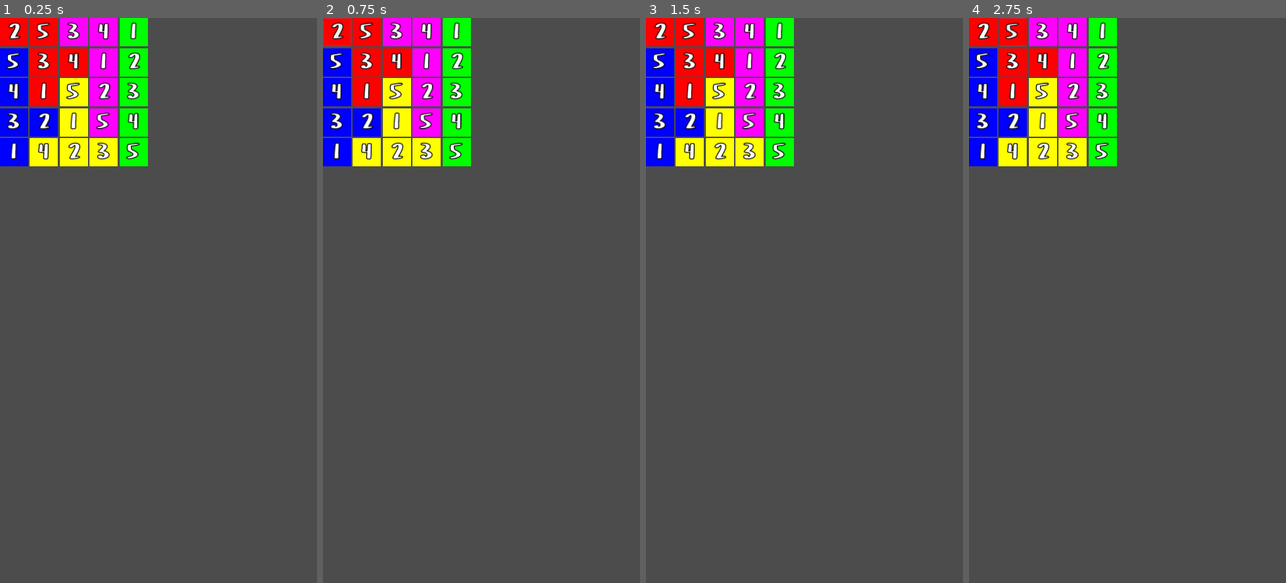
Above: before the commit, frames 1-4 (left to right).
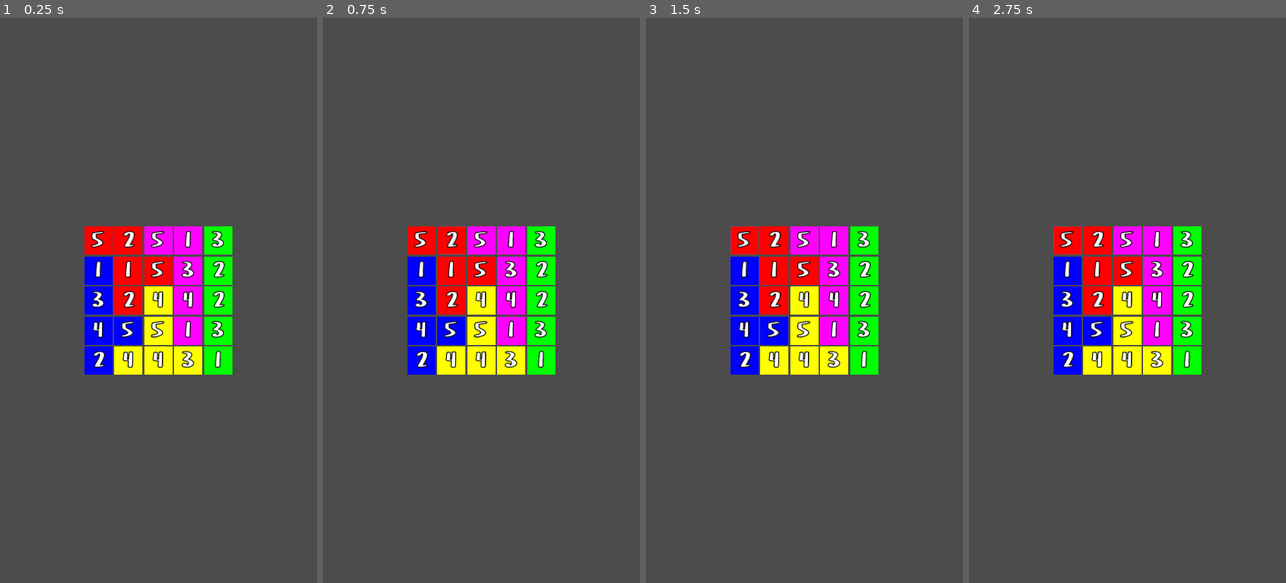
Above: after the commit, the same moments.

Repository: DeybisMelendez/logi-5
Game: Godot game, scene res://Main.tscn
Same seed, same stepped clock (60 frames per second), same inputs: the game is played once before the commit and once after it. The project has no main scene, so this scene is started directly.
Inputs:
- Up to frame 1 (0.25 s): no input
- Up to frame 2 (0.75 s): click "2" at 0.5 s
- Up to frame 3 (1.5 s): click "5" at 1.25 s
- Up to frame 4 (2.75 s): click "5" at 2 s

The runs differ from the first frame. In frame 1, 22% of the frame differs, in the area x 0-74%, y 0-64%; in frame 2, 22%; in frame 3, 22%; in frame 4, 22%.

Commit message:
primer intento

Diff:
--- a/Main.gd
+++ b/Main.gd
@@ -1,6 +1,12 @@
 extends Control
 
-onready var cells = $GridContainer.get_children()
+onready var cells = $CenterContainer/GridContainer.get_children()
+var last = 0
+var better_board = {
+	errors_size = 10000,
+	errors = [],
+	board = []
+}
 var rows = [
 	[0,1,2,3,4],
 	[5,6,7,8,9],
@@ -15,11 +21,17 @@
 	[3,8,13,18,23],
 	[4,9,14,19,24]
 ]
+onready var regions = get_regions()
 func _ready():
+	randomize()
 	create_board()
+	yield(get_tree().create_timer(3),"timeout")
 	fix_errors()
 
 func create_board():
+#	for region in regions:
+#		for item in region.size():
+#			region[item].text = str(item+1)
 	var array = []
 	for i in 5:
 		for a in 5:
@@ -38,10 +50,8 @@
 			values.append(cells[i])
 		for a in values:
 			for b in values:
-				if  a != b:
-					if a.text == b.text:
-						if not errors.has(a):
-							errors.append(a)
+				if  a != b and a.text == b.text and not errors.has(a):
+					errors.append(a)
 	#Si las columnas tienen repetidos
 	for column in columns:
 		var values = []
@@ -49,30 +59,46 @@
 			values.append(cells[i])
 		for a in values:
 			for b in values:
-				if  a != b:
-					if a.text == b.text:
-						if not errors.has(a):
-							errors.append(a)
+				if  a != b and a.text == b.text and not errors.has(a):
+					errors.append(a)
 	#Si las regiones tienen repetidos
-	var regions = get_regions()
 	for region in regions:
 		for a in region:
 			for b in region:
-				if a != b:
-					if a.text == b.text:
-						if not errors.has(a):
-							errors.append(a)
+				if a != b and a.text == b.text and not errors.has(a):
+					errors.append(a)
 	if errors.size() == 0:
 		return
+	if better_board["errors_size"] > errors.size():
+		better_board["board"] = cells.duplicate()
+		better_board["errors_size"] = errors.size()
+		better_board["errors"] = errors.duplicate()
+		print(errors.size())
+	elif last > 100:
+		create_board()
+		errors = []
+		better_board["errors_size"] = 10000
+		last = 0
+	else:
+		cells = better_board["board"].duplicate()
+		errors = better_board["errors"].duplicate()
+		last += 1
+	shuffle_errors(errors)
+	#shuffle_errors(errors)
+	fix_errors()
+
+func shuffle_errors(errors):
+	#print(errors.size())
 	var temp_errors = errors.duplicate()
 	var shuffle = []
 	for i in temp_errors:
 		shuffle.append(i.text)
+	var first_item = shuffle.pop_front()
+	shuffle.append(first_item)
 	for i in errors.size():
 		var random = shuffle[randi()% shuffle.size()]
+		errors[i].text = random
 		shuffle.erase(random)
-		errors[i].text = random
-	fix_errors()
 
 func get_regions():
 	var regions = [[],[],[],[],[]]
--- a/Main.tscn
+++ b/Main.tscn
@@ -86,27 +86,44 @@
 "_edit_use_anchors_": false
 }
 
-[node name="GridContainer" type="GridContainer" parent="."]
+[node name="Timer" type="Timer" parent="."]
+wait_time = 0.06
+one_shot = true
+
+[node name="Timer2" type="Timer" parent="."]
+wait_time = 0.06
+one_shot = true
+
+[node name="CenterContainer" type="CenterContainer" parent="."]
 anchor_right = 1.0
 anchor_bottom = 1.0
+__meta__ = {
+"_edit_use_anchors_": false
+}
+
+[node name="GridContainer" type="GridContainer" parent="CenterContainer"]
+margin_left = 192.0
+margin_top = 472.0
+margin_right = 528.0
+margin_bottom = 808.0
 columns = 5
 __meta__ = {
 "_edit_use_anchors_": false
 }
 
-[node name="0" parent="GridContainer" instance=ExtResource( 1 )]
+[node name="0" parent="CenterContainer/GridContainer" instance=ExtResource( 1 )]
 custom_styles/hover = SubResource( 1 )
 custom_styles/pressed = SubResource( 1 )
 custom_styles/normal = SubResource( 1 )
 
-[node name="1" parent="GridContainer" instance=ExtResource( 1 )]
+[node name="1" parent="CenterContainer/GridContainer" instance=ExtResource( 1 )]
 margin_left = 68.0
 margin_right = 132.0
 custom_styles/hover = SubResource( 2 )
 custom_styles/pressed = SubResource( 2 )
 custom_styles/normal = SubResource( 2 )
 
-[node name="2" parent="GridContainer" instance=ExtResource( 1 )]
+[node name="2" parent="CenterContainer/GridContainer" instance=ExtResource( 1 )]
 margin_left = 136.0
 margin_right = 200.0
 custom_styles/hover = SubResource( 3 )
@@ -114,7 +131,7 @@
 custom_styles/normal = SubResource( 3 )
 color = 3
 
-[node name="3" parent="GridContainer" instance=ExtResource( 1 )]
+[node name="3" parent="CenterContainer/GridContainer" instance=ExtResource( 1 )]
 margin_left = 204.0
 margin_right = 268.0
 custom_styles/hover = SubResource( 4 )
@@ -122,7 +139,7 @@
 custom_styles/normal = SubResource( 4 )
 color = 3
 
-[node name="4" parent="GridContainer" instance=ExtResource( 1 )]
+[node name="4" parent="CenterContainer/GridContainer" instance=ExtResource( 1 )]
 margin_left = 272.0
 margin_right = 336.0
 custom_styles/hover = SubResource( 5 )
@@ -130,7 +147,7 @@
 custom_styles/normal = SubResource( 5 )
 color = 4
 
-[node name="5" parent="GridContainer" instance=ExtResource( 1 )]
+[node name="5" parent="CenterContainer/GridContainer" instance=ExtResource( 1 )]
 margin_top = 68.0
 margin_bottom = 132.0
 custom_styles/hover = SubResource( 6 )
@@ -138,7 +155,7 @@
 custom_styles/normal = SubResource( 6 )
 color = 1
 
-[node name="6" parent="GridContainer" instance=ExtResource( 1 )]
+[node name="6" parent="CenterContainer/GridContainer" instance=ExtResource( 1 )]
 margin_left = 68.0
 margin_top = 68.0
 margin_right = 132.0
@@ -147,7 +164,7 @@
 custom_styles/pressed = SubResource( 7 )
 custom_styles/normal = SubResource( 7 )
 
-[node name="7" parent="GridContainer" instance=ExtResource( 1 )]
+[node name="7" parent="CenterContainer/GridContainer" instance=ExtResource( 1 )]
 margin_left = 136.0
 margin_top = 68.0
 margin_right = 200.0
@@ -156,7 +173,7 @@
 custom_styles/pressed = SubResource( 8 )
 custom_styles/normal = SubResource( 8 )
 
-[node name="8" parent="GridContainer" instance=ExtResource( 1 )]
+[node name="8" parent="CenterContainer/GridContainer" instance=ExtResource( 1 )]
 margin_left = 204.0
 margin_top = 68.0
 margin_right = 268.0
@@ -166,7 +183,7 @@
 custom_styles/normal = SubResource( 9 )
 color = 3
 
-[node name="9" parent="GridContainer" instance=ExtResource( 1 )]
+[node name="9" parent="CenterContainer/GridContainer" instance=ExtResource( 1 )]
 margin_left = 272.0
 margin_top = 68.0
 margin_right = 336.0
@@ -176,7 +193,7 @@
 custom_styles/normal = SubResource( 10 )
 color = 4
 
-[node name="10" parent="GridContainer" instance=ExtResource( 1 )]
+[node name="10" parent="CenterContainer/GridContainer" instance=ExtResource( 1 )]
 margin_top = 136.0
 margin_bottom = 200.0
 custom_styles/hover = SubResource( 11 )
@@ -184,7 +201,7 @@
 custom_styles/normal = SubResource( 11 )
 color = 1
 
-[node name="11" parent="GridContainer" instance=ExtResource( 1 )]
+[node name="11" parent="CenterContainer/GridContainer" instance=ExtResource( 1 )]
 margin_left = 68.0
 margin_top = 136.0
 margin_right = 132.0
@@ -193,7 +210,7 @@
 custom_styles/pressed = SubResource( 12 )
 custom_styles/normal = SubResource( 12 )
 
-[node name="12" parent="GridContainer" instance=ExtResource( 1 )]
+[node name="12" parent="CenterContainer/GridContainer" instance=ExtResource( 1 )]
 margin_left = 136.0
 margin_top = 136.0
 margin_right = 200.0
@@ -203,7 +220,7 @@
 custom_styles/normal = SubResource( 13 )
 color = 2
 
-[node name="13" parent="GridContainer" instance=ExtResource( 1 )]
+[node name="13" parent="CenterContainer/GridContainer" instance=ExtResource( 1 )]
 margin_left = 204.0
 margin_top = 136.0
 margin_right = 268.0
@@ -213,7 +230,7 @@
 custom_styles/normal = SubResource( 14 )
 color = 3
 
-[node name="14" parent="GridContainer" instance=ExtResource( 1 )]
+[node name="14" parent="CenterContainer/GridContainer" instance=ExtResource( 1 )]
 margin_left = 272.0
 margin_top = 136.0
 margin_right = 336.0
@@ -223,7 +240,7 @@
 custom_styles/normal = SubResource( 15 )
 color = 4
 
-[node name="15" parent="GridContainer" instance=ExtResource( 1 )]
+[node name="15" parent="CenterContainer/GridContainer" instance=ExtResource( 1 )]
 margin_top = 204.0
 margin_bottom = 268.0
 custom_styles/hover = SubResource( 16 )
@@ -231,7 +248,7 @@
 custom_styles/normal = SubResource( 16 )
 color = 1
 
-[node name="16" parent="GridContainer" instance=ExtResource( 1 )]
+[node name="16" parent="CenterContainer/GridContainer" instance=ExtResource( 1 )]
 margin_left = 68.0
 margin_top = 204.0
 margin_right = 132.0
@@ -241,7 +258,7 @@
 custom_styles/normal = SubResource( 17 )
 color = 1
 
-[node name="17" parent="GridContainer" instance=ExtResource( 1 )]
+[node name="17" parent="CenterContainer/GridContainer" instance=ExtResource( 1 )]
 margin_left = 136.0
 margin_top = 204.0
 margin_right = 200.0
@@ -251,7 +268,7 @@
 custom_styles/normal = SubResource( 18 )
 color = 2
 
-[node name="18" parent="GridContainer" instance=ExtResource( 1 )]
+[node name="18" parent="CenterContainer/GridContainer" instance=ExtResource( 1 )]
 margin_left = 204.0
 margin_top = 204.0
 margin_right = 268.0
@@ -261,7 +278,7 @@
 custom_styles/normal = SubResource( 19 )
 color = 3
 
-[node name="19" parent="GridContainer" instance=ExtResource( 1 )]
+[node name="19" parent="CenterContainer/GridContainer" instance=ExtResource( 1 )]
 margin_left = 272.0
 margin_top = 204.0
 margin_right = 336.0
@@ -271,7 +288,7 @@
 custom_styles/normal = SubResource( 20 )
 color = 4
 
-[node name="20" parent="GridContainer" instance=ExtResource( 1 )]
+[node name="20" parent="CenterContainer/GridContainer" instance=ExtResource( 1 )]
 margin_top = 272.0
 margin_bottom = 336.0
 custom_styles/hover = SubResource( 21 )
@@ -279,7 +296,7 @@
 custom_styles/normal = SubResource( 21 )
 color = 1
 
-[node name="21" parent="GridContainer" instance=ExtResource( 1 )]
+[node name="21" parent="CenterContainer/GridContainer" instance=ExtResource( 1 )]
 margin_left = 68.0
 margin_top = 272.0
 margin_right = 132.0
@@ -289,7 +306,7 @@
 custom_styles/normal = SubResource( 22 )
 color = 2
 
-[node name="22" parent="GridContainer" instance=ExtResource( 1 )]
+[node name="22" parent="CenterContainer/GridContainer" instance=ExtResource( 1 )]
 margin_left = 136.0
 margin_top = 272.0
 margin_right = 200.0
@@ -299,7 +316,7 @@
 custom_styles/normal = SubResource( 23 )
 color = 2
 
-[node name="23" parent="GridContainer" instance=ExtResource( 1 )]
+[node name="23" parent="CenterContainer/GridContainer" instance=ExtResource( 1 )]
 margin_left = 204.0
 margin_top = 272.0
 margin_right = 268.0
@@ -309,7 +326,7 @@
 custom_styles/normal = SubResource( 24 )
 color = 2
 
-[node name="24" parent="GridContainer" instance=ExtResource( 1 )]
+[node name="24" parent="CenterContainer/GridContainer" instance=ExtResource( 1 )]
 margin_left = 272.0
 margin_top = 272.0
 margin_right = 336.0
--- a/project.godot
+++ b/project.godot
@@ -20,6 +20,10 @@
 https://github.com/DeybisMelendez/godot-template"
 config/icon="res://icon.png"
 
+[debug]
+
+settings/gdscript/max_call_stack=2048
+
 [display]
 
 window/size/width=720
